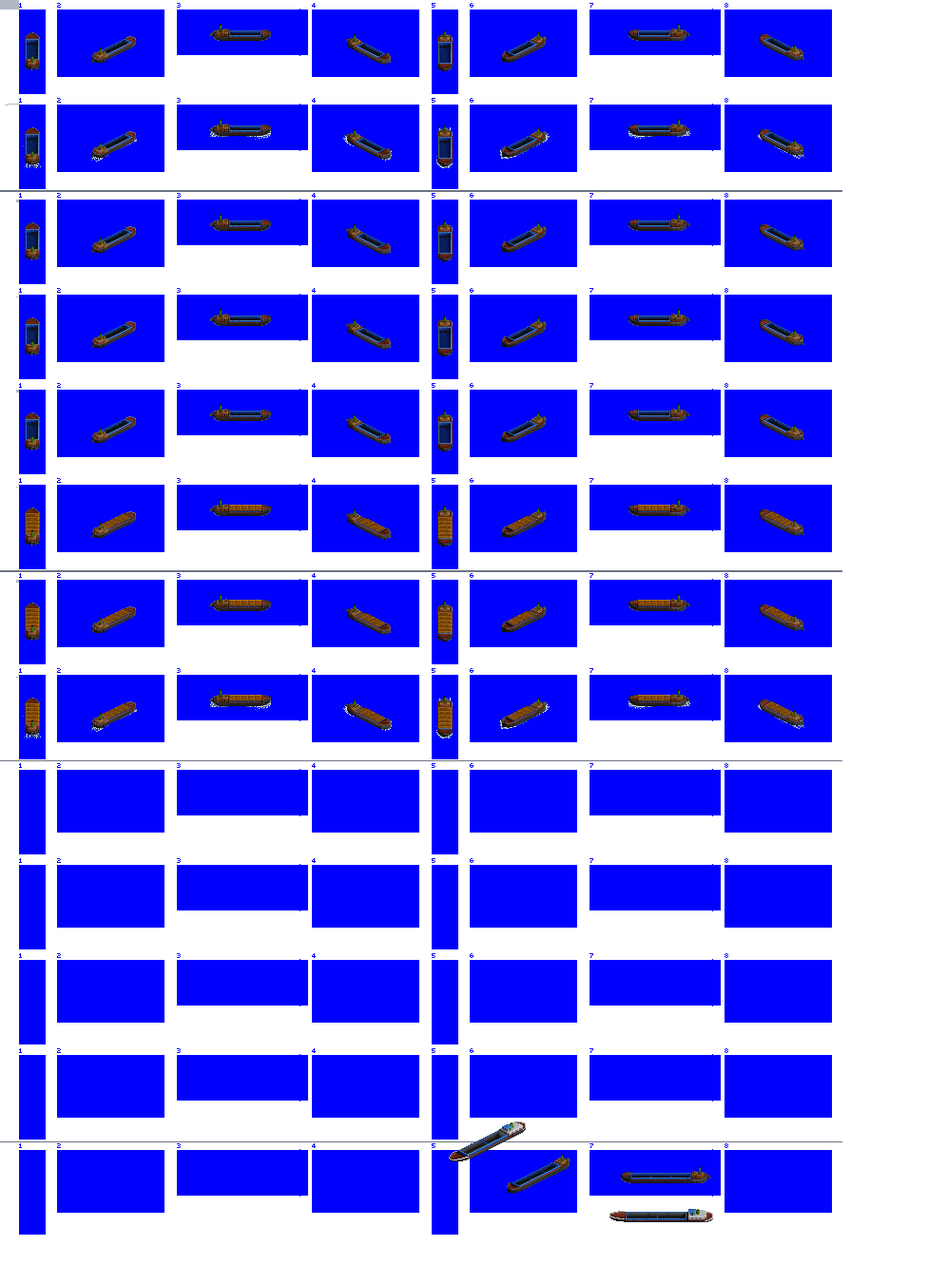
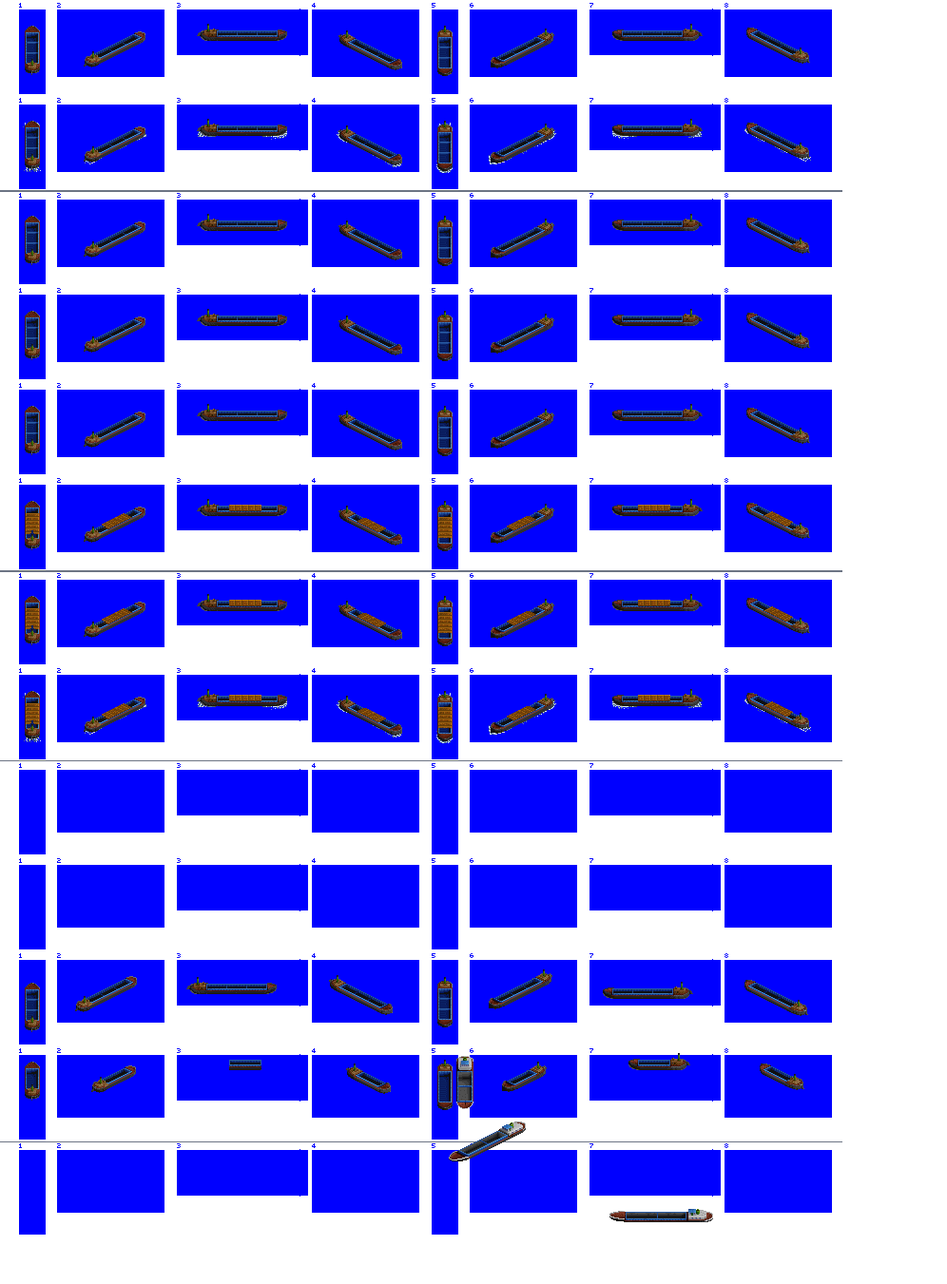
Comparing the layer stacks of the two 947px x 1284px images. Changes:
added layer "gorky" above "gorky wake" over [24, 23, 810, 1111]
added layer "gorky wake" above "constance" over [22, 122, 811, 1220]
hid "constance", painted on it over [0, 0, 805, 1220]
renamed "prop / bow wash" to "constance wake", hid it over [22, 127, 805, 1220]
